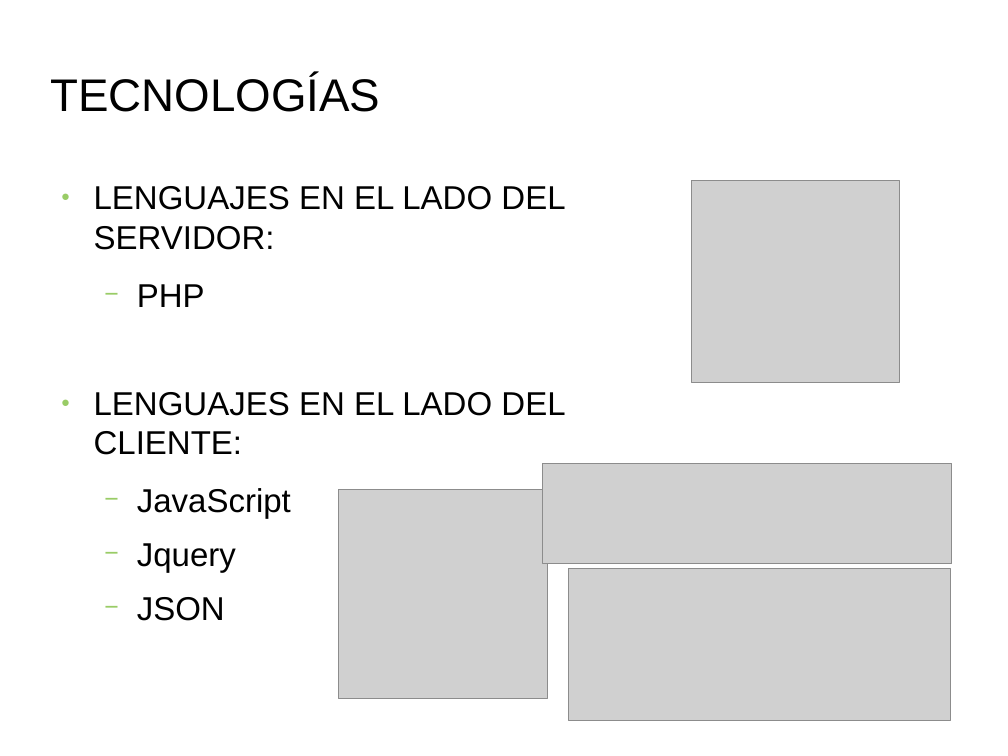
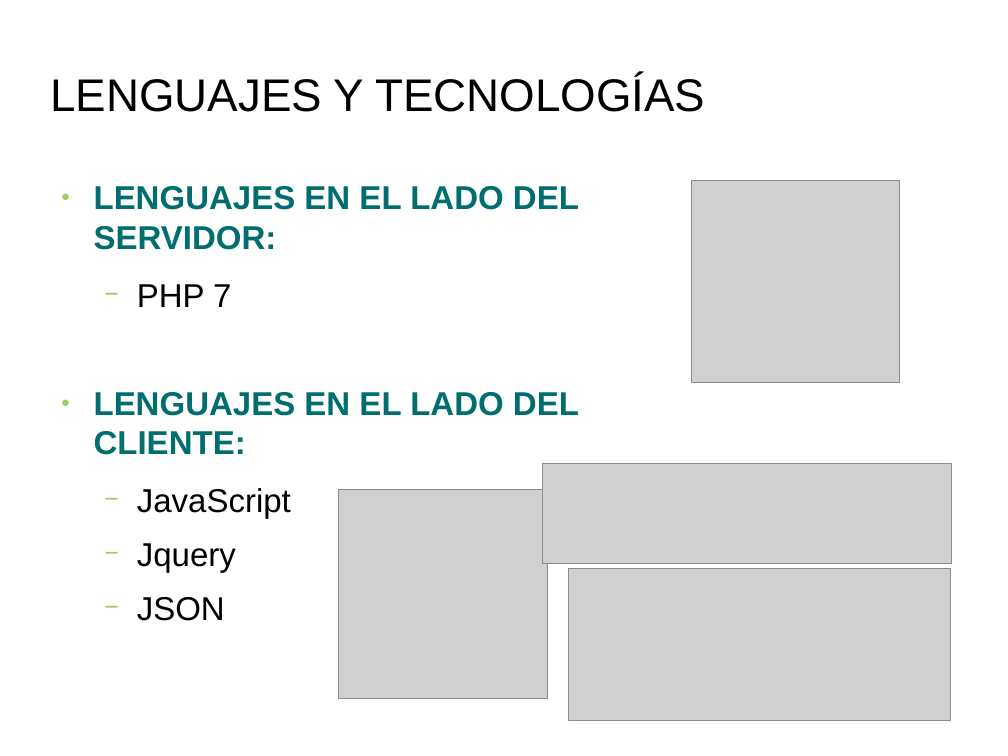
Before and after one commit to PatriiML11/ProyectoWeb, a slide deck: slide 4 of doc/Documentos/Presentacion2.odp. Drawn at 1008x756 pixels with LibreOffice and Linux fonts; fonts in the diff are those of the drawing; grey boxes stand for pictures; background and template pictures are left out. Boxes give left, top, right and bottom in pixels: in the first picture for what was removed or moved away, otherwise in the second. Text is boxed around its words. In the diff, an @@ line names an element or a change of style, - is before the commit and + after.

```diff
--- a/doc/Documentos/Presentacion2.odp
+++ b/doc/Documentos/Presentacion2.odp
@@ title at (50,76,705,112): text changed @@
-TECNOLOGÍAS
+LENGUAJES Y TECNOLOGÍAS
@@ text at (94,186,579,455): text colour #000000 to #006D6F, bold on in "LENGUAJES EN EL LADO DEL SERVIDOR:", "LENGUAJES EN EL LADO DEL CLIENTE:" @@
@@ text at (137,284,231,307): text changed @@
-  − PHP
+  − PHP 7
```
Also in this commit, not shown: 5 other slides changed, 2 slides added, 4 slides removed, 16 other files.
